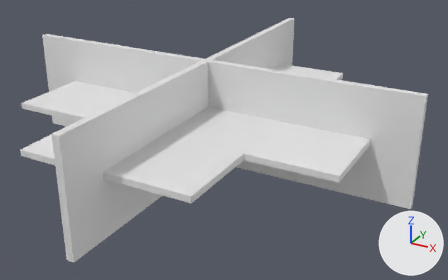
A saved change to the FBX model CrimsonShooter/Assets/Models/OfficeFurniture/Cubicle.fbx.
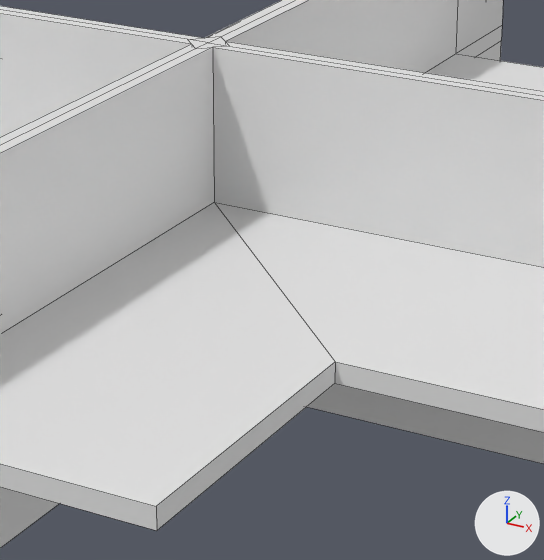
Each version appears first whole from a 50 mm camera at (4.66, -7.92, 4.36) aimed at (0.32, -0.03, 0.41), and next in a close-up on the part from 32% to 68% of the width and 17% to 76% of the height. Lighting does not change. The marker at lower right points along +X, +Y and +Z. The close-ups show mesh edges as thin lines. Where no turn or scale is listed for an object, it has been applied to the vertices.

Names of what the first close-up shows: 'Cubicle'.
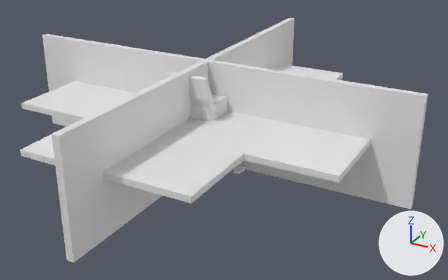
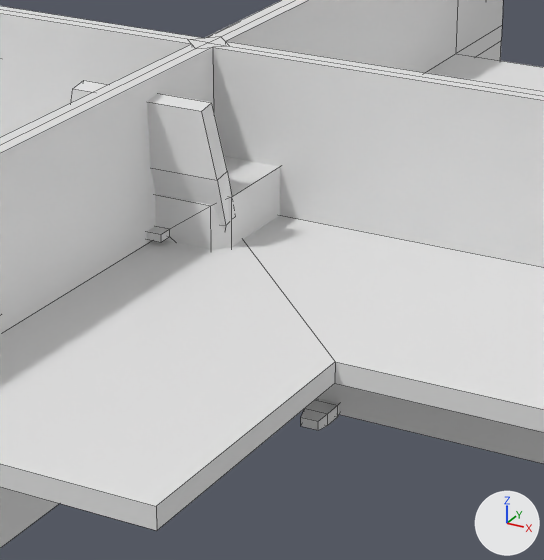
Where the newer file only moved an object's origin or applied its transform, the numbers keep the older frame.

Location of each change, [x1, y1, x2, y2] in pixels of the close-ups (544 x 560 px):
'Chair', added
    after: [71, 80, 231, 230]
'FilingCabinet', added
    after: [147, 156, 280, 250]
'Keyboard', added
    after: [301, 399, 339, 430]

Patch to the scene script:
```diff
--- a/CrimsonShooter/Assets/Models/OfficeFurniture/Cubicle.fbx.py
+++ b/CrimsonShooter/Assets/Models/OfficeFurniture/Cubicle.fbx.py
@@ mat_filingcabinet @@
+mat_filingcabinet = principled_material('FilingCabinet')
+mat_filingcabinet.base_color = (0.8, 0.8, 0.8)  # white #e7e7e7
@@ mat_chair @@
+mat_chair = principled_material('Chair')
+mat_chair.base_color = (0.8, 0.8, 0.8)  # white #e7e7e7
@@ mat_keyboard @@
+mat_keyboard = principled_material('Keyboard')
+mat_keyboard.base_color = (0.8, 0.8, 0.8)  # white #e7e7e7
@@ me_cube_005 @@
+me_cube_005.from_pydata(...)  # 52 vertices, 50 faces; spans x -0.396..0.396, y -0.643..0.497, z 0.0..1.161
+me_cube_005.materials.append(mat_filingcabinet)  # white #e7e7e7
@@ me_plane_002 @@
+me_plane_002.from_pydata(...)  # 140 vertices, 134 faces; spans x -0.47..0.47, y -0.61..0.44, z -0.02..1.58
+me_plane_002.materials.append(mat_chair)  # white #e7e7e7
@@ me_cube_003 @@
+me_cube_003.from_pydata(...)  # 32 vertices, 28 faces; spans x -0.394..0.716, y -0.245..0.146, z 0.0..0.077
+me_cube_003.materials.append(mat_keyboard)  # white #e7e7e7
@@ ob_filingcabinet @@
+ob_filingcabinet = bpy.data.objects.new('FilingCabinet', me_cube_005)
+ob_filingcabinet.location = (0.0, 0.0, 0.0)
@@ ob_chair @@
+ob_chair = bpy.data.objects.new('Chair', me_plane_002)
+ob_chair.location = (0.0, 0.0, 0.0)
@@ ob_keyboard @@
+ob_keyboard = bpy.data.objects.new('Keyboard', me_cube_003)
+ob_keyboard.location = (0.0, 0.0, 0.0)
```
